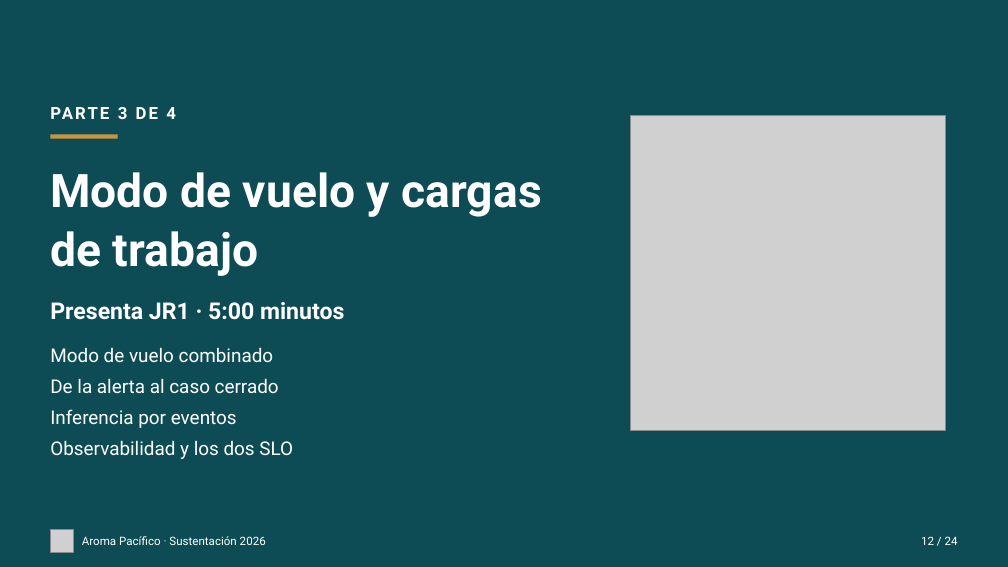
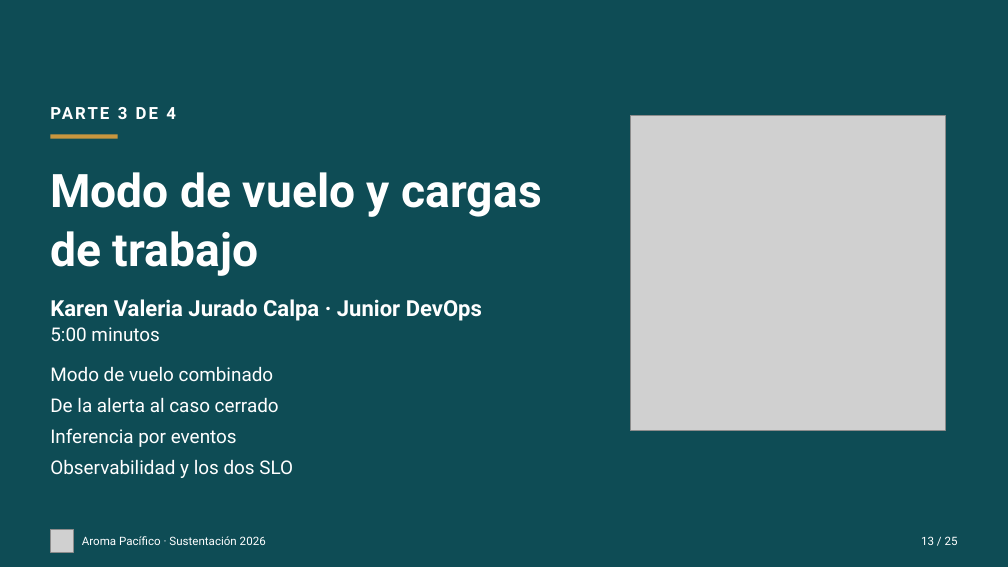
Before and after one commit to aroma-pacifico/aroma-pacifico-presentation, a slide deck: slide 13 of deck/aroma-pacifico-sustentacion.pptx (slide 12 before the commit). Drawn at 1008x567 pixels with LibreOffice and Linux fonts; fonts in the diff are those of the drawing; grey boxes stand for pictures. Boxes give left, top, right and bottom in pixels: in the first picture for what was removed or moved away, otherwise in the second. Text is boxed around its words. In the diff, an @@ line names an element or a change of style, - is before the commit and + after.

```diff
--- a/deck/aroma-pacifico-sustentacion.pptx
+++ b/deck/aroma-pacifico-sustentacion.pptx
@@ text at <box>50,299,482,341</box>: text changed; size 22 to 21 pt @@
-Presenta JR1 · 5:00 minutos
+Karen Valeria Jurado Calpa · Junior DevOps
+5:00 minutos
@@ text "Modo de vuelo combinado": place and size @@
-text "Modo de vuelo combinado" at <box>50,347,293,459</box>
+text "Modo de vuelo combinado" at <box>50,366,293,478</box>
@@ text at <box>921,536,958,545</box>: text changed @@
-12 / 24
+13 / 25
```
Also in this commit, not shown: 23 other slides changed, 1 slide added, 40 other files.
